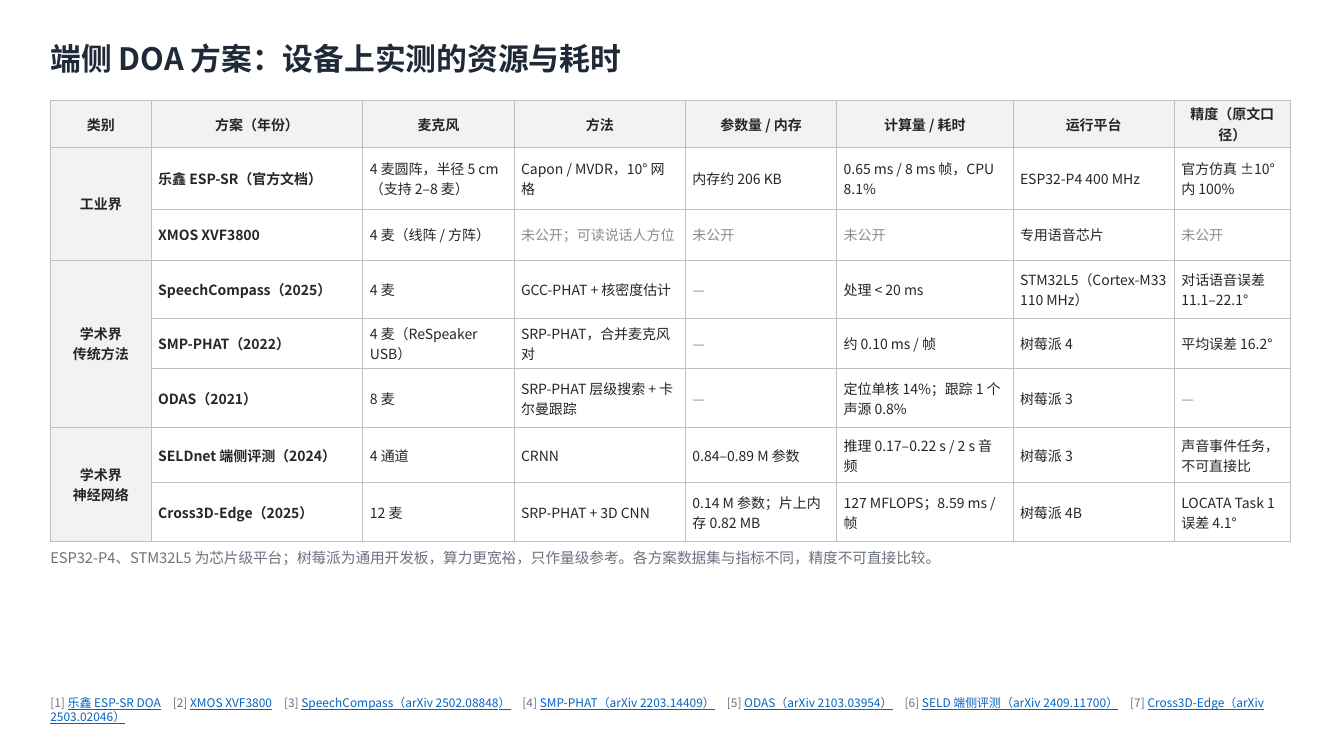
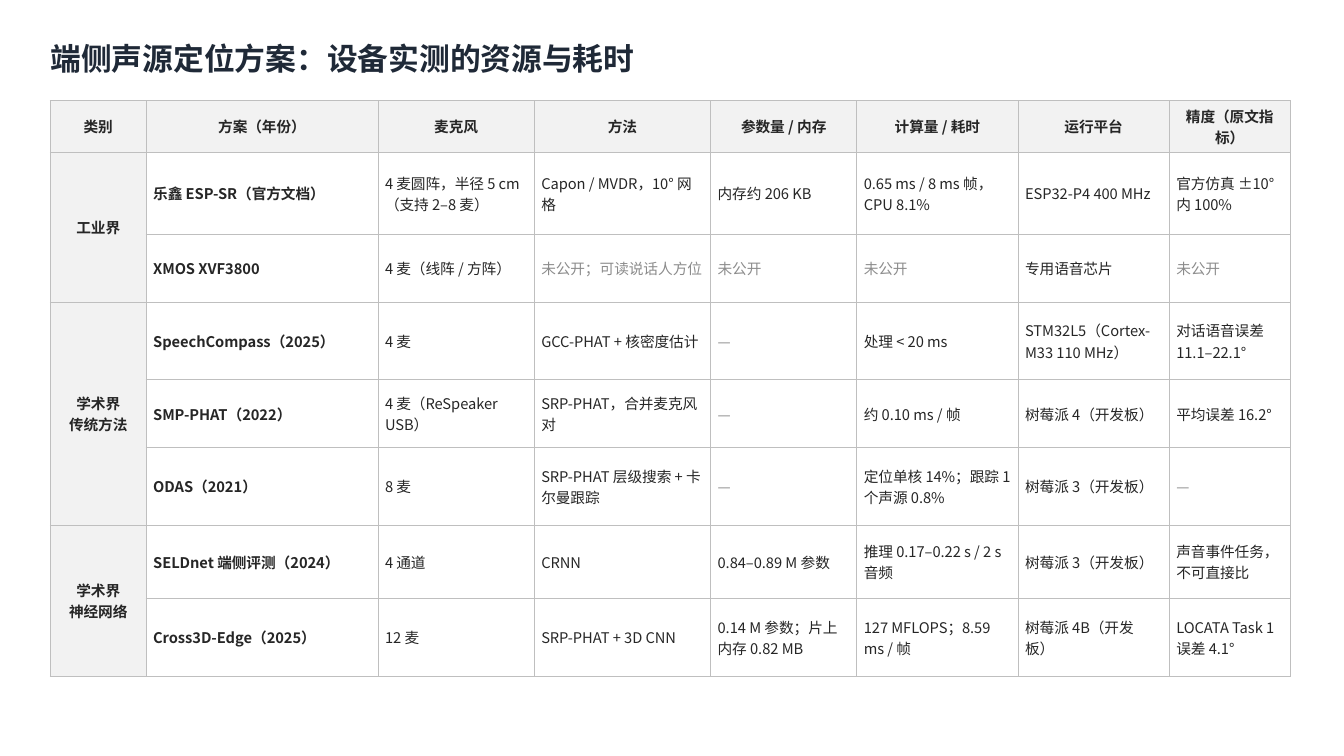
Before and after one commit to ZeroFoxxi/ssl-scene1, a slide deck: slide 2 of 竞品补充页_精简版.pptx. Drawn at 1344x756 pixels with LibreOffice and Linux fonts; fonts in the diff are those of the drawing. Boxes give left, top, right and bottom in pixels: in the first picture for what was removed or moved away, otherwise in the second. Text is boxed around its words. In the diff, an @@ line names an element or a change of style, - is before the commit and + after.

```diff
--- a/竞品补充页_精简版.pptx
+++ b/竞品补充页_精简版.pptx
@@ text at box(50, 43, 634, 73): text changed @@
-端侧 DOA 方案：设备上实测的资源与耗时
+端侧声源定位方案：设备实测的资源与耗时
@@ table at box(50, 101, 1291, 660) @@
-row 1, column 8: 精度（原文口径）
+row 1, column 8: 精度（原文指标）
-row 5, column 7: 树莓派 4
+row 5, column 7: 树莓派 4（开发板）
-row 6, column 7: 树莓派 3
+row 6, column 7: 树莓派 3（开发板）
-row 7, column 7: 树莓派 3
+row 7, column 7: 树莓派 3（开发板）
-row 8, column 7: 树莓派 4B
+row 8, column 7: 树莓派 4B（开发板）
@@ size 10 to 10.5 pt @@
@@ text removed at box(50, 550, 940, 565) @@
-ESP32-P4、STM32L5 为芯片级平台；树莓派为通用开发板，算力更宽裕，只作量级参考。各方案数据集与指标不同，精度不可直接比较。
@@ text removed at box(50, 697, 1264, 710) @@
-[1] 乐鑫 ESP-SR DOA [2] XMOS XVF3800 [3] SpeechCompass（arXiv 2502.08848） [4] SMP-PHAT（arXiv 2203.14409） [5] ODAS（arXiv 2103.03954） [6] SELD 端侧评测（arXiv 2409.11700） [7] Cross3D-Edge（arXiv 2503.02046）
```
Also in this commit, not shown: 2 other slides changed, 2 other files.
